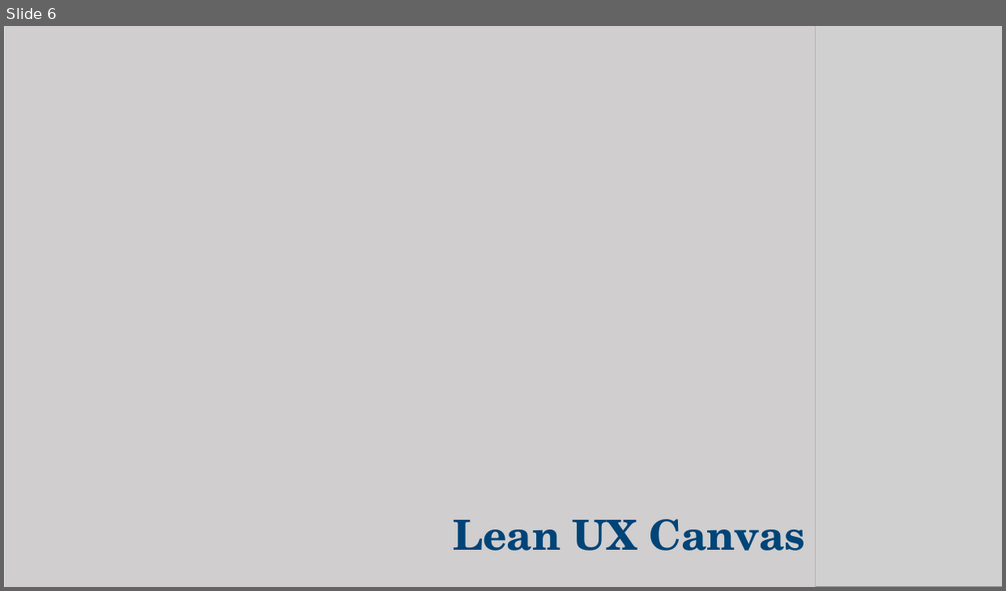
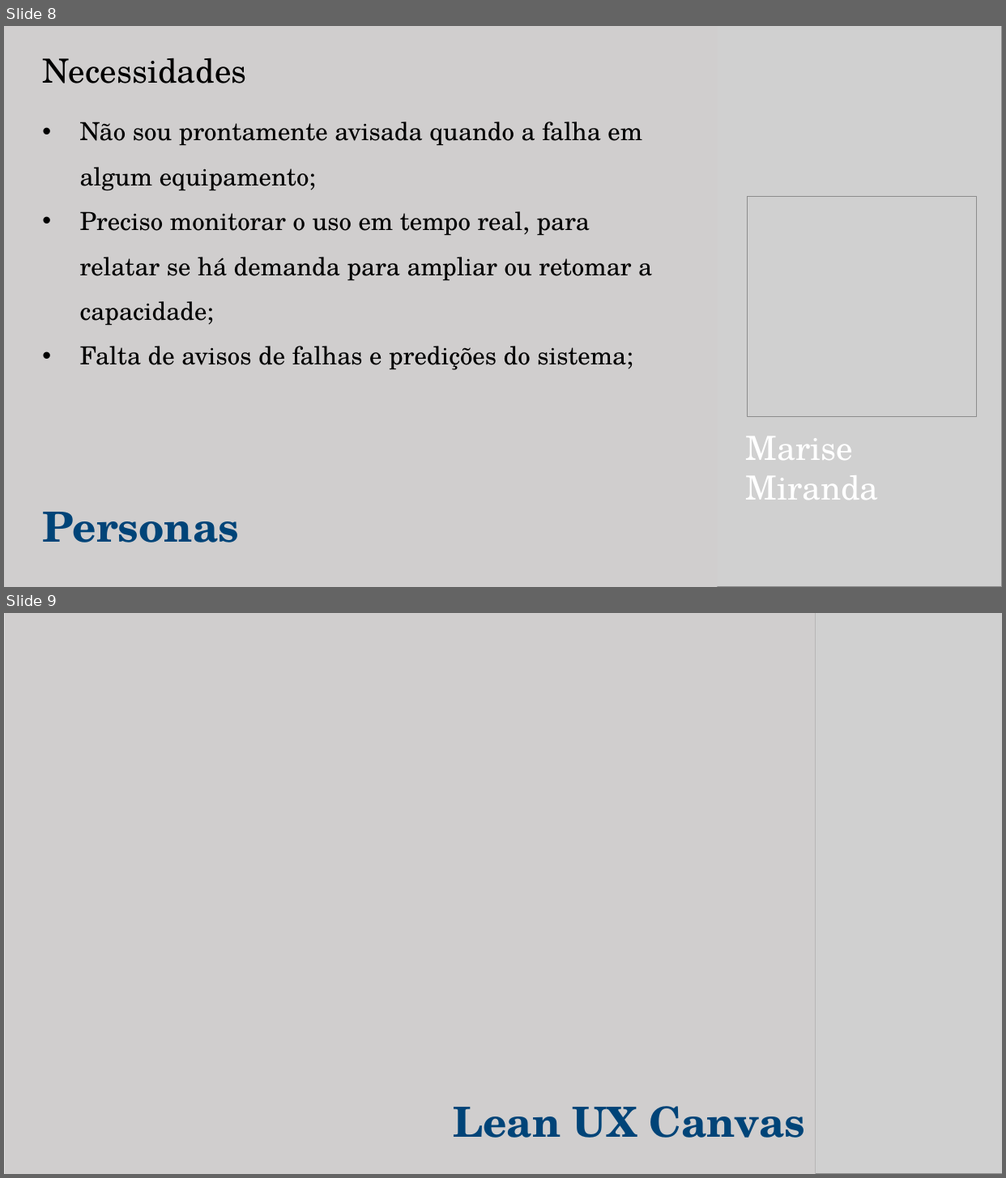
Before and after one commit to Nicolas-Gonzaga/ekranSystem, a slide deck: Gabriela/Documentação/Modelo de Apresentação - eKran 1.pptx. Shown one above the other, each under a label of ours: slide 6 before the commit, slides 8 and 9 after it. The pictures are 1006x591 and 1006x1178 pixels, drawn with LibreOffice and Linux fonts; fonts in the diff are those of the drawing; grey boxes stand for pictures. Boxes give left, top, right and bottom in pixels: in the first picture for what was removed or moved away, otherwise in the second. Text is boxed around its words. In the diff, an @@ line names an element or a change of style, - is before the commit and + after.

```diff
--- a/Gabriela/Documentação/Modelo de Apresentação - eKran 1.pptx
+++ b/Gabriela/Documentação/Modelo de Apresentação - eKran 1.pptx
@@ slide 8 added at (4,26,1002,587), background #FFFFFF @@
@@ rectangle added at (4,26,717,587), fill #D0CECE @@
@@ picture added at (688,26,1002,587) @@
@@ text added at (42,58,246,84), 32 pt, text #000000 @@
+Necessidades
@@ text added at (80,122,652,370), 24 pt, text #000000 @@
+• Não sou prontamente avisada quando a falha em algum equipamento;
+• Preciso monitorar o uso em tempo real, para relatar se há demanda para ampliar ou retomar a capacidade;
+• Falta de avisos de falhas e predições do sistema;
@@ picture added at (748,197,977,417) @@
@@ text added at (746,437,879,500), 32 pt, text #FFFFFF @@
+Marise Miranda
@@ text added at (42,512,239,543), 40 pt, text #004478, bold @@
+Personas
@@ what was slide 6 is now slide 9 @@
```
Also in this commit, not shown: 6 slides changed, 5 other slides added, 4 slides removed.
